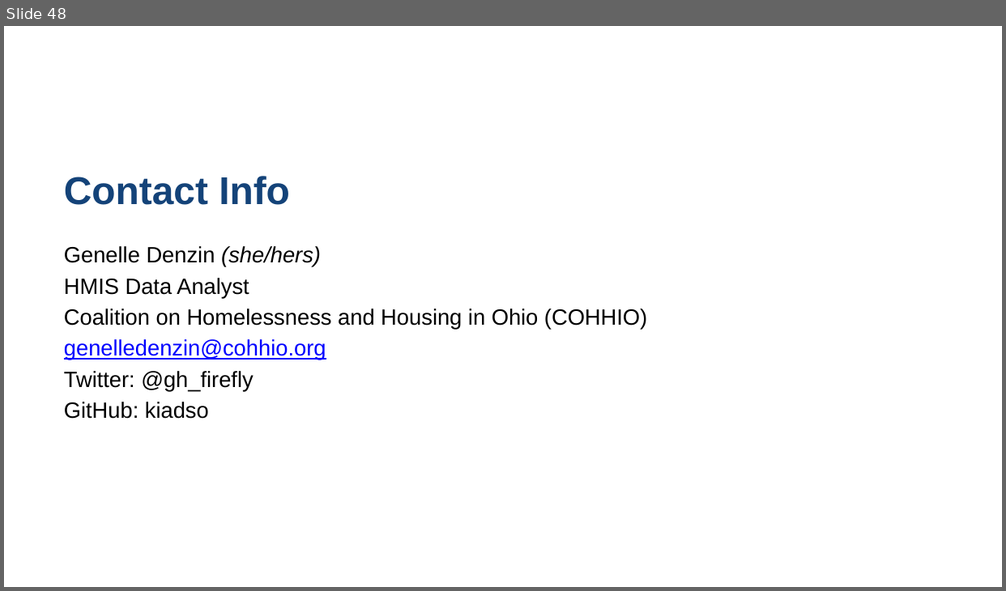
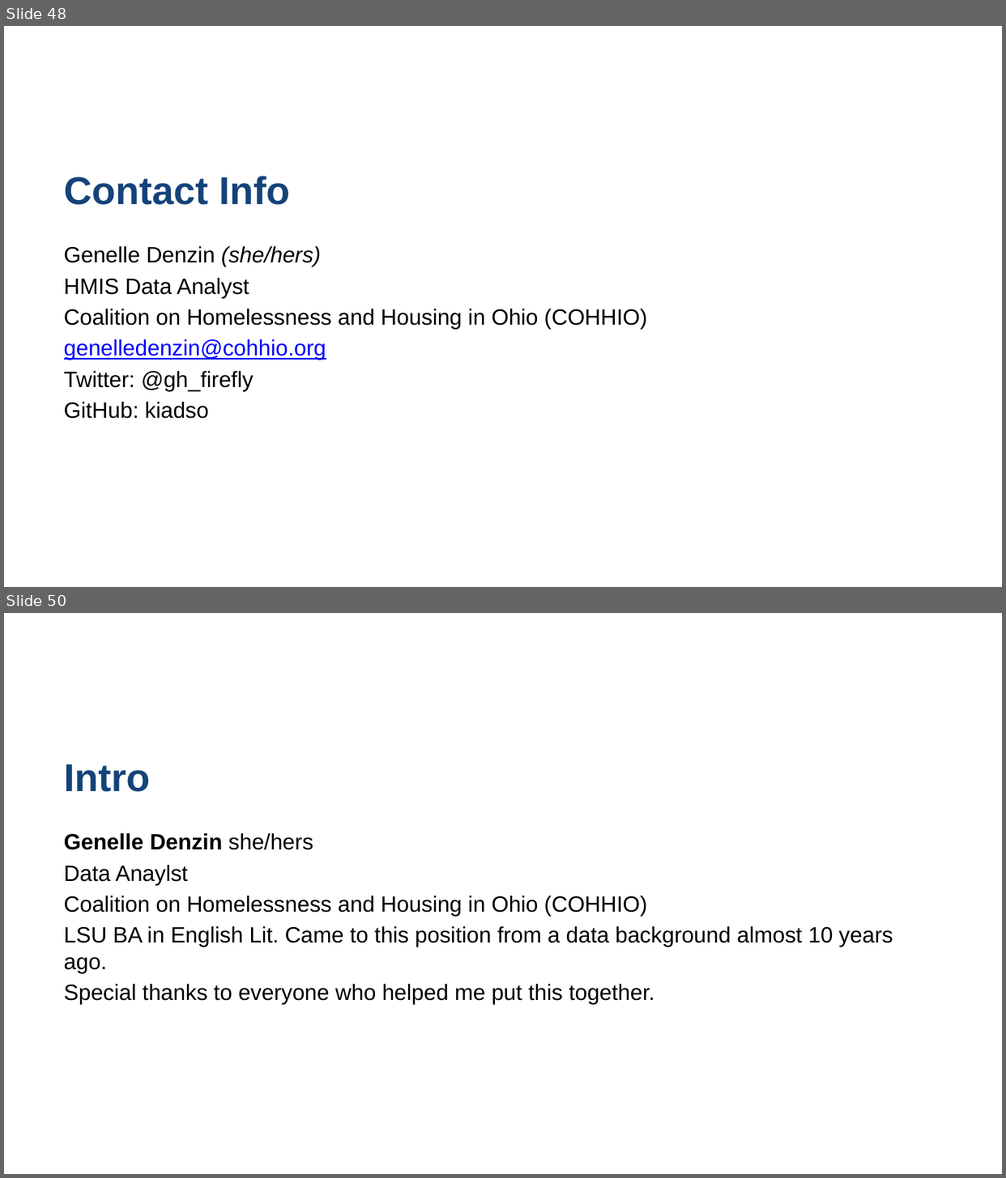
Before and after one commit to COHHIO/rmarkdown_talk, a slide deck: nhsdc_reference.pptx. Shown one above the other, each under a label of ours: slide 48 before the commit, slides 48 and 50 after it; the slides between them are not shown. The pictures are 1006x591 and 1006x1178 pixels, drawn with LibreOffice and Linux fonts; fonts in the diff are those of the drawing; background and template pictures are left out. Boxes give left, top, right and bottom in pixels: in the first picture for what was removed or moved away, otherwise in the second. Text is boxed around its words. In the diff, an @@ line names an element or a change of style, - is before the commit and + after.

```diff
--- a/nhsdc_reference.pptx
+++ b/nhsdc_reference.pptx
@@ slide 50 added at [4,613,1002,1174], background picture (left out) @@
@@ title added at [64,764,150,792], 28 pt, text #144379, bold @@
+Intro
@@ text added at [64,833,893,1005], 16 pt, text #000000 @@
+Genelle Denzin she/hers
+Data Anaylst
+Coalition on Homelessness and Housing in Ohio (COHHIO)
+LSU BA in English Lit. Came to this position from a data background almost 10 years ago.
+Special thanks to everyone who helped me put this together.
```
Also in this commit, not shown: 22 other slides added.
